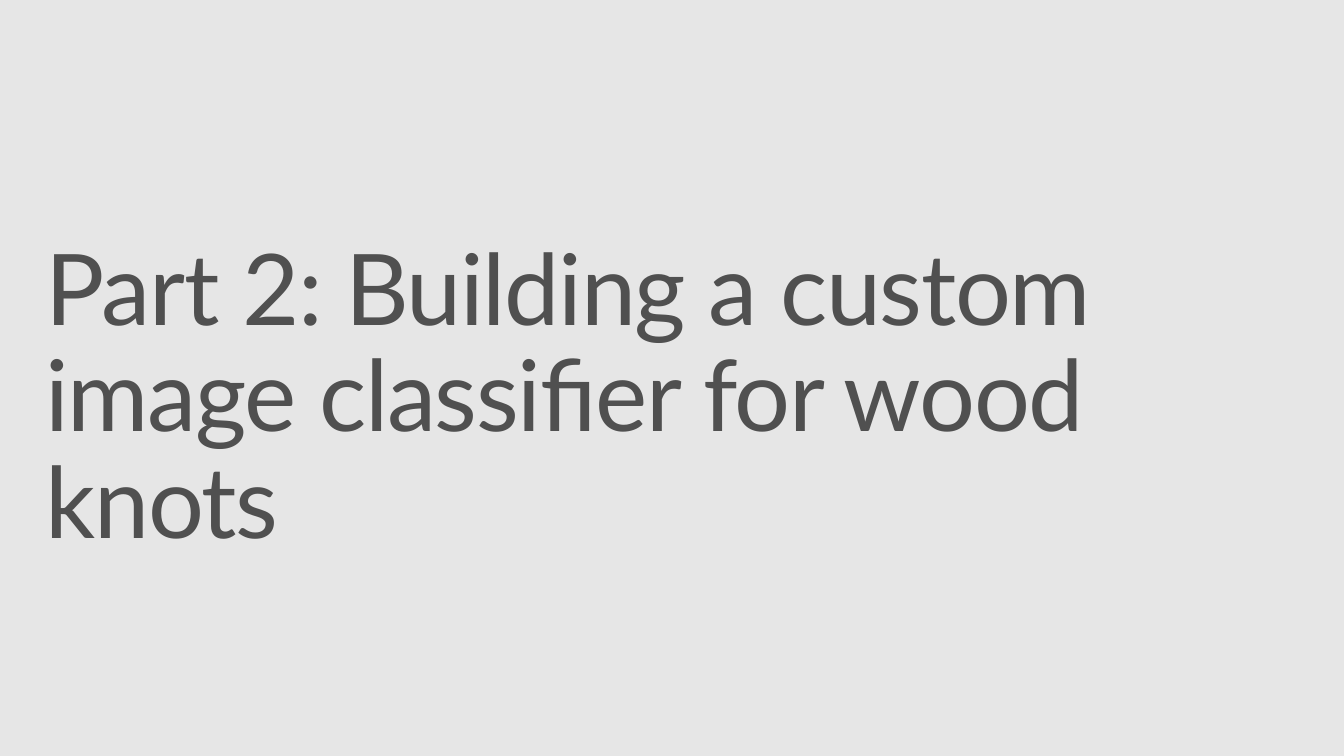
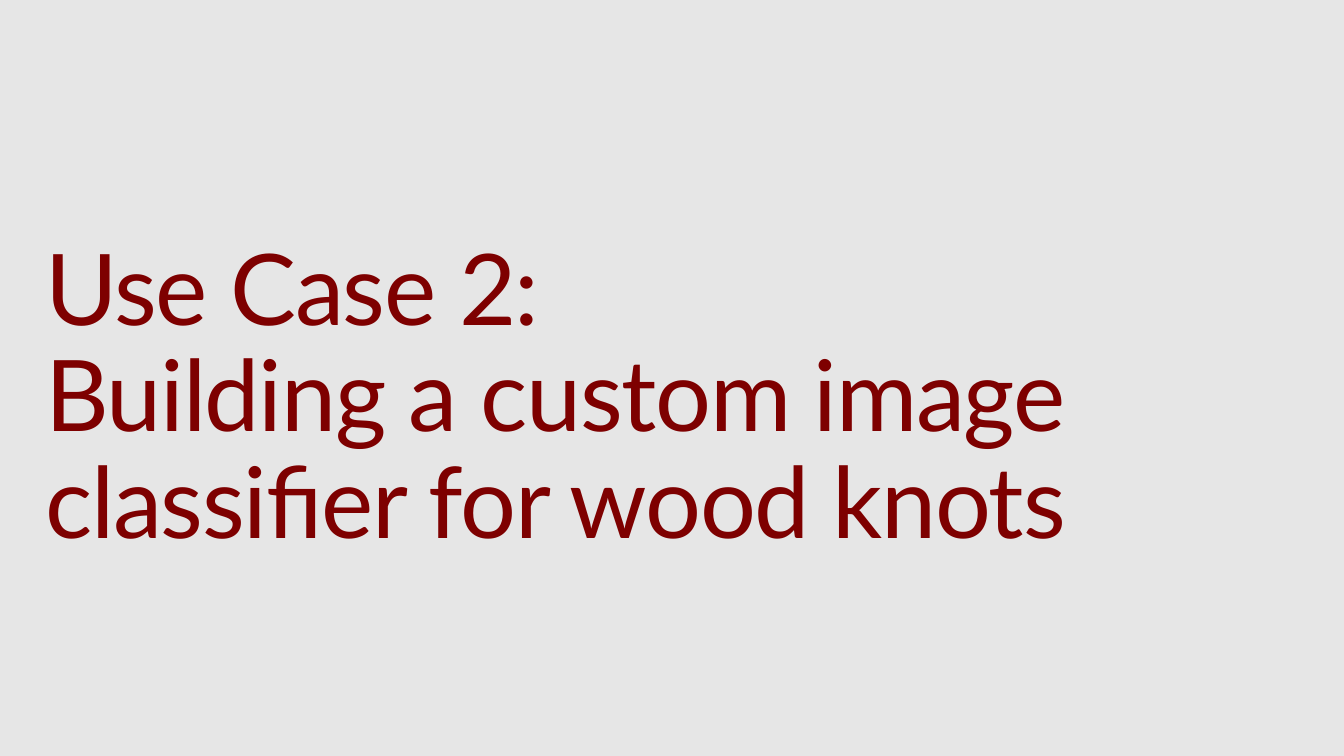
Before and after one commit to Azure/Strata2018, a slide deck: slide 16 of active_learning_workshop.pptx (slide 20 before the commit). Drawn at 1344x756 pixels with LibreOffice and Linux fonts; fonts in the diff are those of the drawing; background and template pictures are left out. Boxes give left, top, right and bottom in pixels: in the first picture for what was removed or moved away, otherwise in the second. Text is boxed around its words. In the diff, an @@ line names an element or a change of style, - is before the commit and + after.

```diff
--- a/active_learning_workshop.pptx
+++ b/active_learning_workshop.pptx
@@ title at <box>45,253,1066,539</box>: text changed; text colour #505050 to #7E0000 @@
-Part 2: Building a custom image classifier for wood knots
+Use Case 2:
+Building a custom image classifier for wood knots
```
Also in this commit, not shown: 6 other slides changed, 2 slides added, 6 slides removed.
